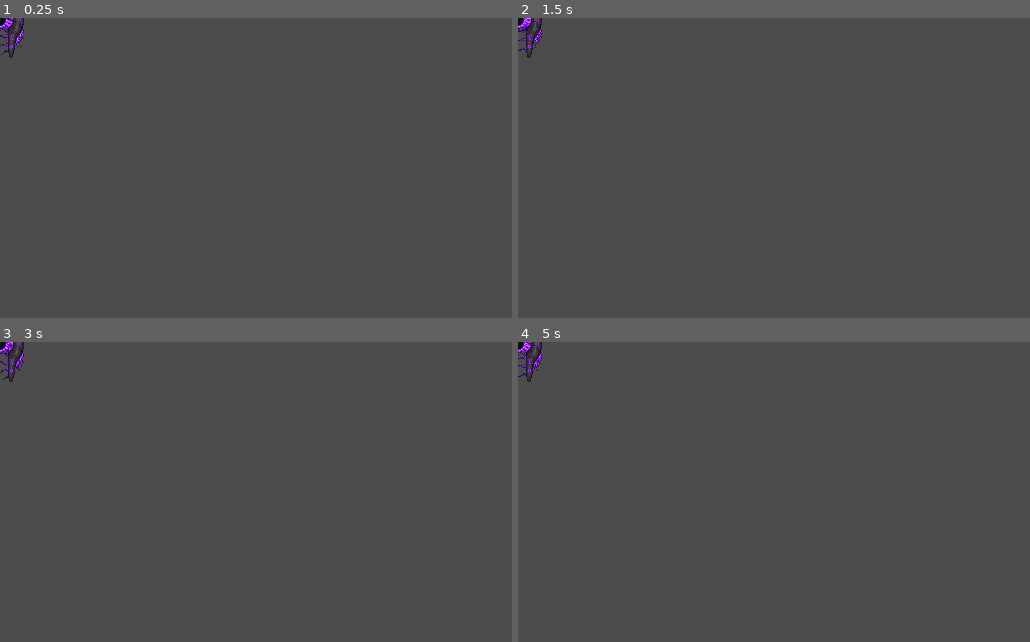
Above: before the commit, frames 1-4 (two rows, left to right).
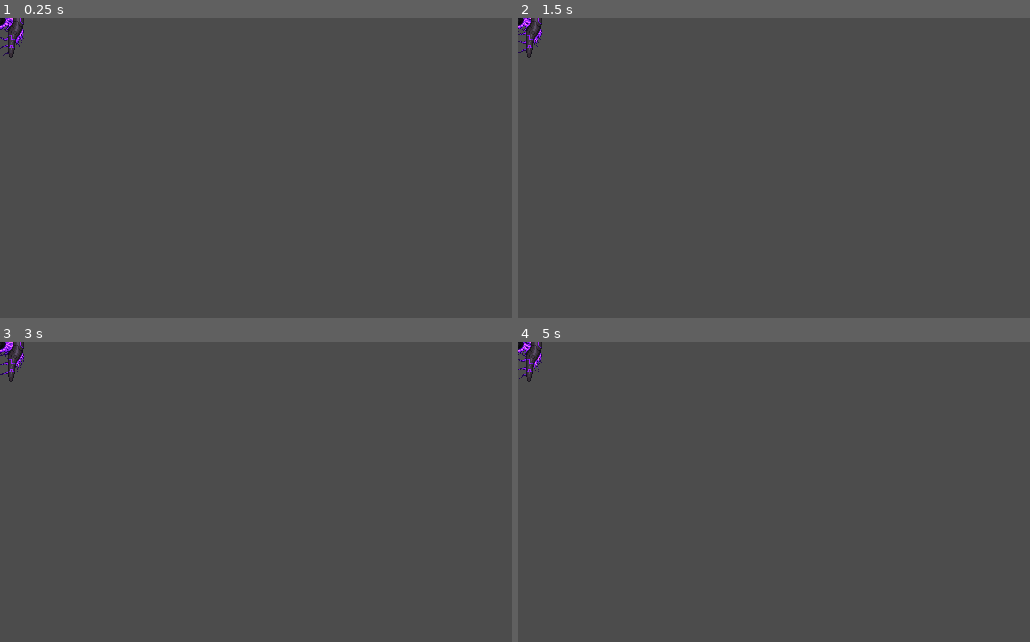
Above: after the commit, the same moments.

Repository: rockrick1/galaxy-stride
Game: Godot game, scene res://characters/enemies/void4.tscn
Same seed, same stepped clock (60 frames per second), same inputs: the game is played once before the commit and once after it. This scene is started directly instead of the project's main scene. Sound files missing from this copy of the repository are replaced by a short silence.
Inputs (mouse positions are in pixels of both pictures, inside the frame that each line leads up to):
- Up to frame 1 (0.25 s): no input
- Up to frame 2 (1.5 s): move the mouse to (886, 153) at 0.52 s; hold Right (ui_right) 0.53-1.28 s; move the mouse to (671, 183) at 1.27 s; hold Down (ui_down) from 1.28 s (still down)
- Up to frame 3 (3 s): move the mouse to (307, 426) at 2.02 s; release Down (ui_down) at 2.03 s; hold Right (ui_right) 2.03-2.78 s; move the mouse to (230, 552) at 2.77 s; hold Up (ui_up) from 2.78 s (still down)
- Up to frame 4 (5 s): move the mouse to (927, 537) at 3.52 s; release Up (ui_up) at 3.53 s; hold Left (ui_left) from 3.53 s (still down); move the mouse to (620, 447) at 4.27 s

The runs differ from the first frame. In frame 1, 0.1% of the frame differs, in the area x 0-5%, y 0-13%; in frame 2, 0.1%; in frame 3, 0.1%; in frame 4, less than 0.1%.
Error in both runs: Attempt to call function 'get_node' in base 'null instance' on a null instance. (res://characters/enemies/void4.gd:38)

Commit message:
wip explosion timer

Diff:
--- a/characters/enemies/enemy.gd
+++ b/characters/enemies/enemy.gd
@@ -139,9 +139,9 @@
 	queue_free()
 
 
-func spawn_explosion(position = Vector2(0, 0)):
+func spawn_explosion(offset = Vector2(0, 0)):
 	var ex = explosion_scene.instance()
-	ex.global_position = self.global_position
+	ex.global_position = self.global_position + offset
 	stage.add_child_below_node(self, ex)
 
 
--- a/characters/enemies/void4.gd
+++ b/characters/enemies/void4.gd
@@ -54,9 +54,10 @@
 	move()
 
 
+# will spawn explosion 'num_explosions' with the
+# 'explosion_interval' interval, then stop
 func _on_ExplosionInterval_timeout():
-	var x = (randi() % 30) - 15
-	var y = (randi() % 30) - 15
-	var offset = Vector2(x, y)
-	var ex = explosion_scene.instance()
-	ex.global_position = self.global_position + offset
+	spawn_explosion(Vector2((randi() % 30) - 15,(randi() % 30) - 15))
+	exploded += 1
+	if exploded >= num_explosions:
+		$ExplosionInterval.stop()
--- a/characters/enemies/void4.tscn
+++ b/characters/enemies/void4.tscn
@@ -57,7 +57,6 @@
 material = ExtResource( 3 )
 frames = ExtResource( 2 )
 animation = "void4"
-frame = 3
 playing = true
 
 [node name="Hitbox" type="CollisionShape2D" parent="."]
